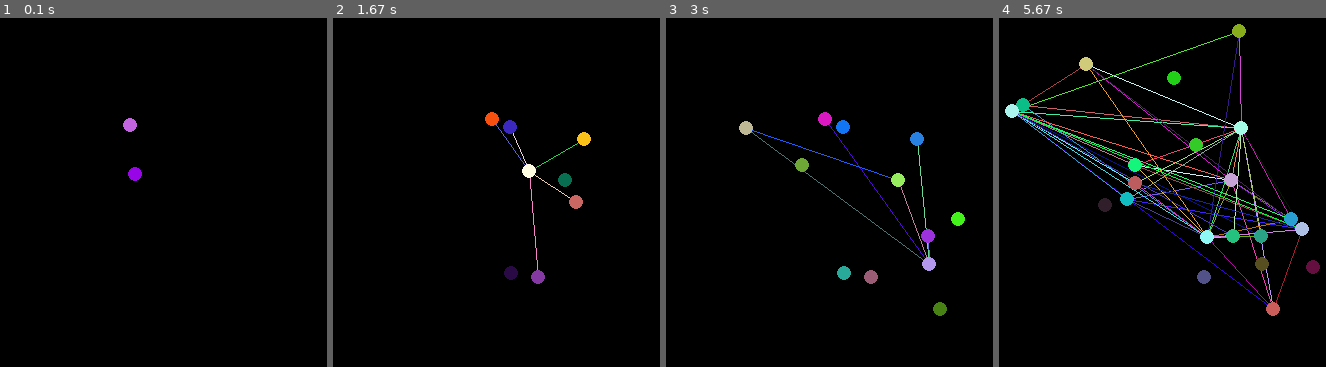
Above: before the commit, frames 1-4 (left to right).
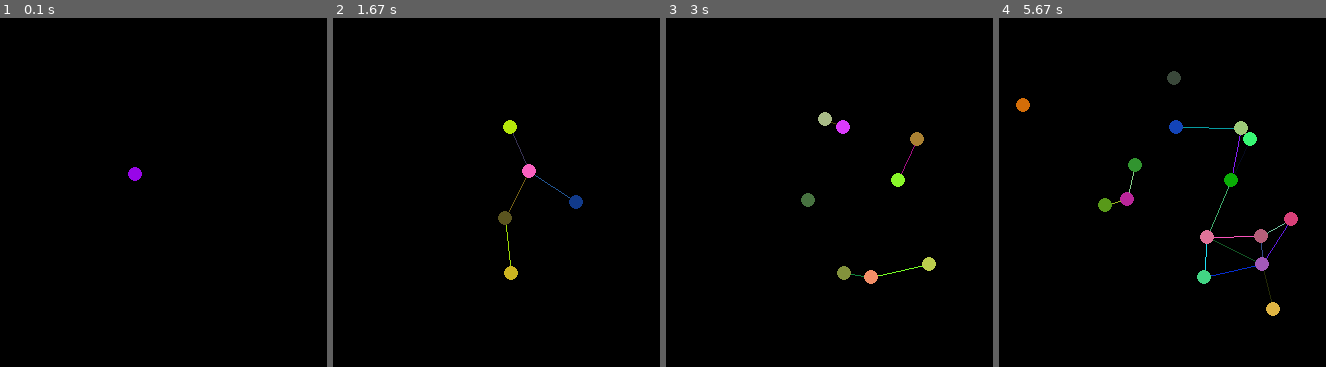
Above: after the commit, the same moments.

Repository: elbashandy/art
Game: pygame game, started from agency_fusion/life.py
The game is run twice, just before and just after one commit, with the same random seed, the same clock (stepped at 60 frames per second) and the same inputs.
Inputs:
- Up to frame 1 (0.1 s): no input
- Up to frame 2 (1.67 s): no input
- Up to frame 3 (3 s): no input
- Up to frame 4 (5.67 s): no input

The runs differ from the first frame. In frame 1, 0.1% of the frame differs, in the area x 37-42%, y 28-33%; in frame 2, 1.4%; in frame 3, 2.3%; in frame 4, 7.9%, in the area x 1-99%, y 1-86%.

Commit message:
Fixed the distance between two node connection style

Diff:
--- a/agency_fusion/life.py
+++ b/agency_fusion/life.py
@@ -7,13 +7,15 @@
 import argparse
 import pygame
 import random
+import math
 
 
 WIDTH = 800
 HEIGHT = 600
-MAX_DISTANCE = 30.0
-COLOR_DISTANCE_RATIO = 30.0/(256+256+256)
-EXTRA_RATIO_FACTOR = 0.8
+PADDING = 50
+MAX_DISTANCE = 70.0
+COLOR_DISTANCE_RATIO = MAX_DISTANCE/(256+256+256)
+EXTRA_RATIO_FACTOR = 1
 NODE_RADIUS = 7
 REMOVE_CIRCLE_TURN = 2
 
@@ -50,8 +52,8 @@
 def new_circle(coords: tuple, bounds: tuple = (80, 80)):
     x, y = coords
     bx, by = bounds
-    new_x = min(max(x + random.randint(-bx, bx), 0), WIDTH)
-    new_y = min(max(y + random.randint(-by, by), 0), HEIGHT)
+    new_x = min(max(x + random.randint(-bx, bx), 0 + PADDING), WIDTH - PADDING)
+    new_y = min(max(y + random.randint(-by, by), 0 + PADDING), HEIGHT - PADDING)
     return NetworkCircle(
         new_x, new_y,
         (
@@ -68,7 +70,12 @@
     c1 = circles[n1]
     c2 = circles[n2]
 
-    return (c1.reach + c2.reach) >= MAX_DISTANCE
+    x1, y1 = c1.coords()
+    x2, y2 = c2.coords()
+
+    distance = math.sqrt(((x2-x1)**2) + ((y2-y1)**2))
+
+    return distance <= MAX_DISTANCE and (c1.reach + c2.reach) >= distance
 
 def draw_edges(surface, circles):
     edges = {}
@@ -114,36 +121,14 @@
         )
     )
 
-    '''
-    circles.append(NetworkCircle(
-            screen_w/2+60,
-            screen_h/2,
-            (255, 255, 255),
-            radius=NODE_RADIUS
-        ))
-    '''
-
-    t = pygame.time.get_ticks()
-    last_tick = t
-
-    #pygame.mixer.music.load(audiofile)
-    #pygame.mixer.music.play(0)
-
     # Run until the music finishes or let the user quits
     running = True
     del_index = 0
     while running:
-        t = pygame.time.get_ticks()
-        #delta_time = (t - last_tick) / 1000.0
-        last_tick = t
-
         screen.fill((0, 0, 0))
 
         for c in circles:
             c.update()
-
-        new_c = new_circle(circles[random.randint(0, len(circles) - 1)].coords())
-        circles.append(new_c)
 
         draw_edges(screen, circles)
 
@@ -152,7 +137,10 @@
 
         # update the full display surface to the screen
         pygame.display.flip()
-        pygame.time.wait(150)
+        pygame.time.wait(200)
+
+        new_c = new_circle(circles[random.randint(0, len(circles) - 1)].coords())
+        circles.append(new_c)
 
         del_index += 1
         if del_index % REMOVE_CIRCLE_TURN == 0:
